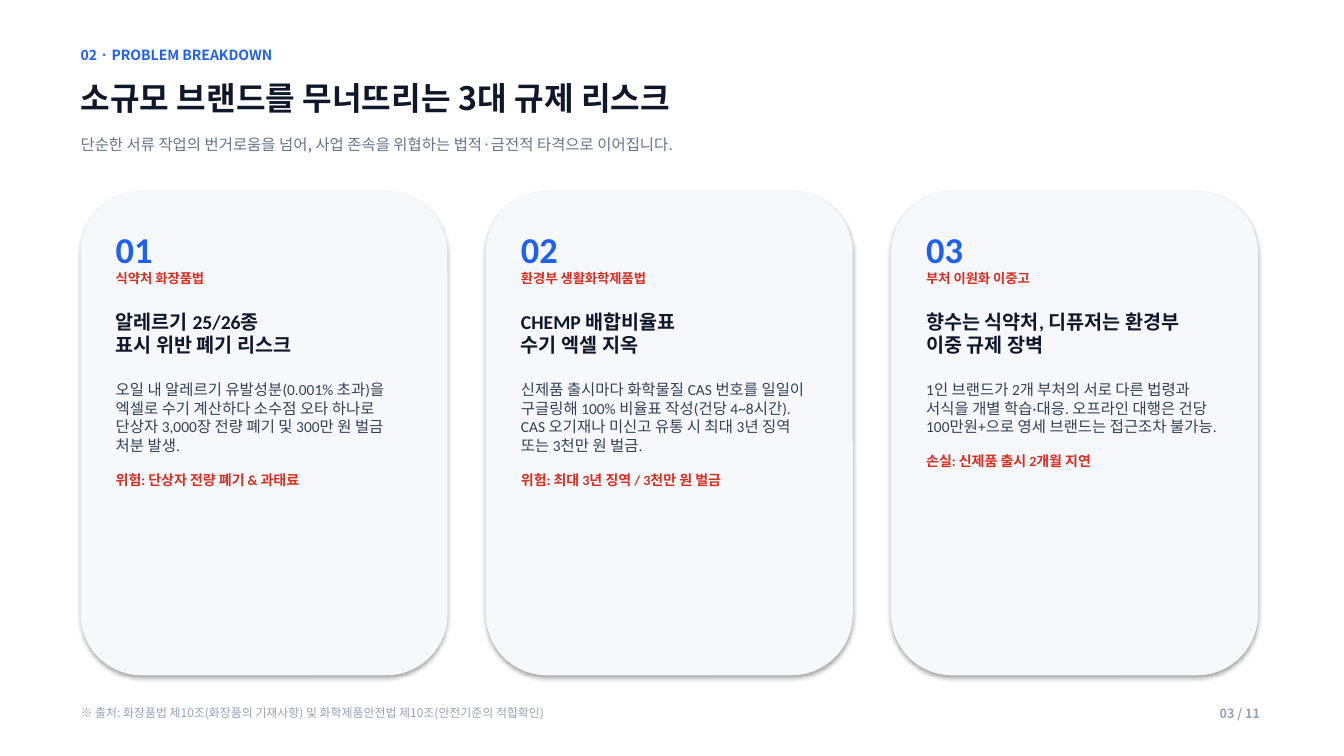
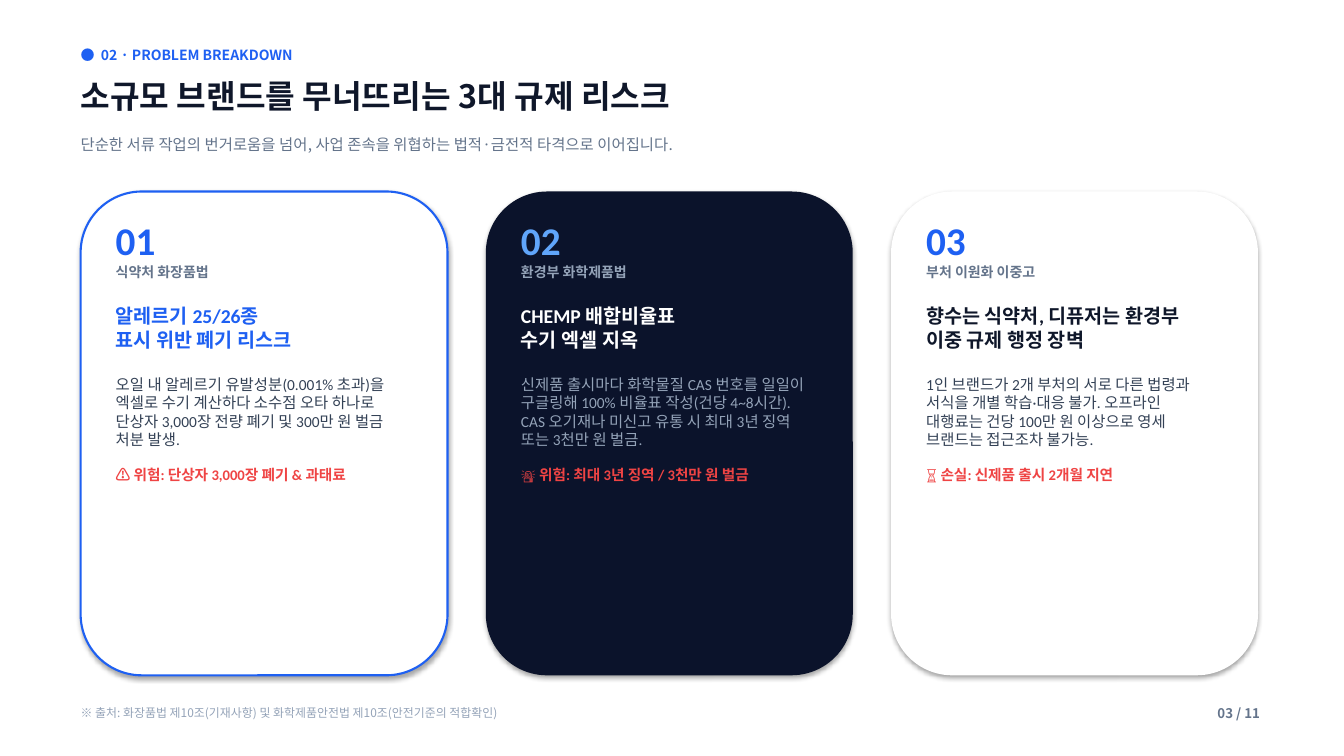
Before and after one commit to lita-lilith16/formu-landing, a slide deck: slide 3 of public/formu_pitch_deck.pptx. Drawn at 1344x756 pixels with LibreOffice and Linux fonts; fonts in the diff are those of the drawing. Boxes give left, top, right and bottom in pixels: in the first picture for what was removed or moved away, otherwise in the second. Text is boxed around its words. In the diff, an @@ line names an element or a change of style, - is before the commit and + after.

Commit message:
style(pitch-deck): apply Antigravity design expert & pitch deck builder principles with Miri reference layouts

```diff
--- a/public/formu_pitch_deck.pptx
+++ b/public/formu_pitch_deck.pptx
@@ text at [101,49,293,60]: text changed @@
-02 · PROBLEM BREAKDOWN
+● 02 · PROBLEM BREAKDOWN
@@ rounded rectangle at [81,192,448,676]: fill #F6F8FC to #FFFFFF; outline none to #1E60F2 1.5 pt @@
@@ rounded rectangle at [486,192,853,676]: fill #F6F8FC to #0B132B @@
@@ rounded rectangle at [891,192,1258,676]: fill #F6F8FC to #FFFFFF @@
@@ text at [116,229,291,349]: size 26 to 28 pt in "01"; size 9.5 to 10 pt, text colour #D92D20 to #64748B in "식약처 화장품법"; text colour #0F172A to #1E60F2 in "알레르기 25/26종 표시 위반 폐기 리스크" @@
@@ text at [521,229,805,482]: text changed; size 9.5 to 10 pt; text colour #D92D20 to #94A3B8 @@
-환경부 생활화학제품법
+환경부 화학제품법
@@ text at [521,229,805,446]: size 26 to 28 pt, text colour #1E60F2 to #60A5FA in "02"; text colour #0F172A to #FFFFFF in "CHEMP 배합비율표 수기 엑셀 지옥"; text colour #334155 to #94A3B8 in "신제품 출시마다 화학물질 CAS 번호를 일일이 구글링해 ..." @@
@@ 3 texts: place and size @@
-3 texts at [116,239,1217,487]
+3 texts at [116,229,1190,482]
@@ text at [926,229,966,256]: size 26 to 28 pt in "03"; size 9.5 to 10 pt, text colour #D92D20 to #64748B in "부처 이원화 이중고" @@
@@ text at [926,306,1190,482]: text changed @@
-향수는 식약처, 디퓨저는 환경부
-이중 규제 장벽
-1인 브랜드가 2개 부처의 서로 다른 법령과 서식을 개별 학습·대응. 오프라인 대행은 건당 100만원+으로 영세 브랜드는 접근조차 불가능.
-손실: 신제품 출시 2개월 지연
+향수는 식약처, 디퓨저는 환경부
+이중 규제 행정 장벽
+1인 브랜드가 2개 부처의 서로 다른 법령과 서식을 개별 학습·대응 불가. 오프라인 대행료는 건당 100만 원 이상으로 영세 브랜드는 접근조차 불가능.
+⏳ 손실: 신제품 출시 2개월 지연
@@ text at [134,467,346,482]: text changed; size 10 to 10.5 pt; text colour #D92D20 to #EF4444 @@
-위험: 단상자 전량 폐기 & 과태료
+⚠️ 위험: 단상자 3,000장 폐기 & 과태료
@@ text at [539,467,749,482]: text changed; size 10 to 10.5 pt; text colour #D92D20 to #EF4444 @@
-위험: 최대 3년 징역 / 3천만 원 벌금
+🚨 위험: 최대 3년 징역 / 3천만 원 벌금
@@ text at [95,707,497,719]: text changed @@
-※ 출처: 화장품법 제10조(화장품의 기재사항) 및 화학제품안전법 제10조(안전기준의 적합확인)
+※ 출처: 화장품법 제10조(기재사항) 및 화학제품안전법 제10조(안전기준의 적합확인)
@@ text "03 / 11" at [1217,708,1260,718]: size 9 to 9.5 pt, text colour #94A3B8 to #64748B @@
```
Also in this commit, not shown: 10 other slides changed, 1 other file.
